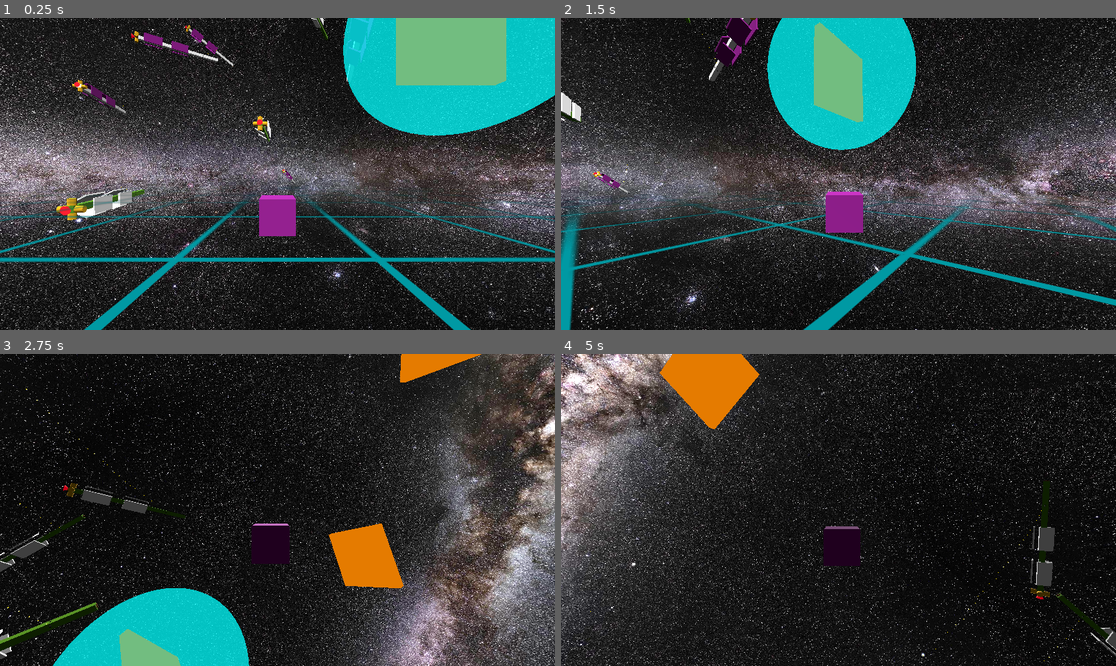
Above: before the commit, frames 1-4 (two rows, left to right).
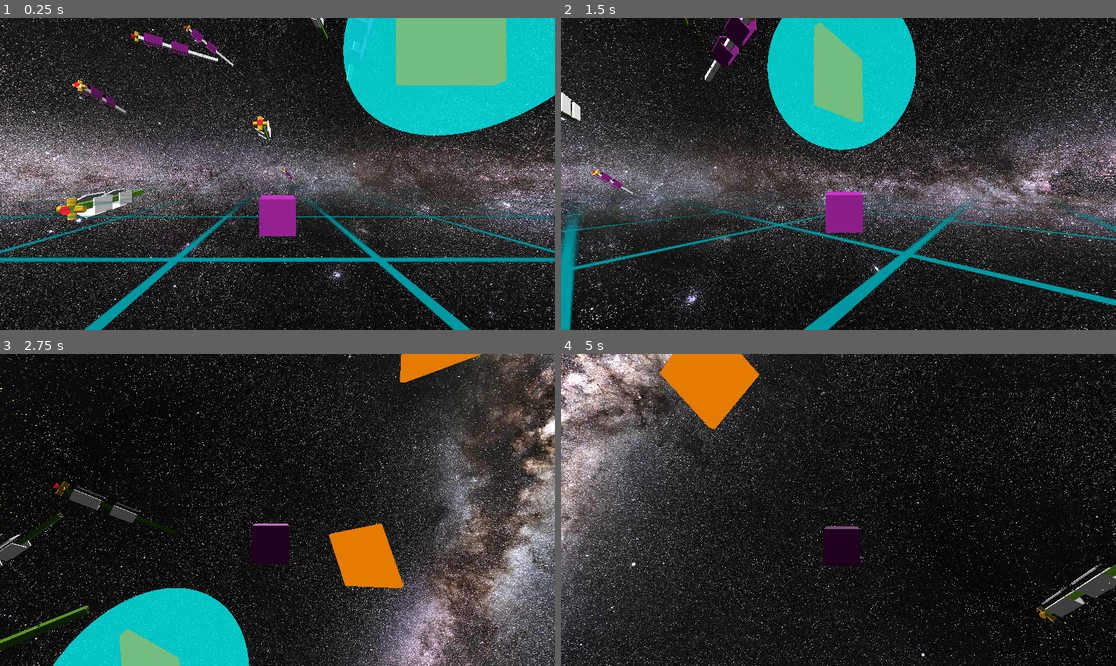
Above: after the commit, the same moments.

Repository: david-andrew/Aberration
Game: Godot game, scene res://world.tscn
Same seed, same stepped clock (60 frames per second), same inputs: the game is played once before the commit and once after it.
Inputs:
- Up to frame 1 (0.25 s): no input
- Up to frame 2 (1.5 s): hold Right (right) 0.53-1.28 s; hold A (a) 0.53-1.28 s; tap D (d) at 0.8, 1.35 s; hold Down (down) from 1.28 s (still down)
- Up to frame 3 (2.75 s): tap E (e) at 1.55 s; release Down (down) at 2.03 s; hold Right (right) from 2.03 s (still down); hold E (e) from 2.03 s (still down); tap S (s) at 2.3 s
- Up to frame 4 (5 s): release Right (right) at 2.78 s; release E (e) at 2.78 s; hold Up (up) 2.78-3.53 s; tap S (s) at 2.85 s; tap W (w) at 3.05 s; hold W (w) 3.53-4.28 s; hold Left (left) from 3.53 s (still down); tap A (a) at 3.8, 4.35 s; tap D (d) at 4.55 s

The runs differ from the first frame. In frame 1, less than 0.1% of the frame differs, in the area x 11-67%, y 0-64%; in frame 2, 0.5%; in frame 3, 1.4%; in frame 4, 1.7%, in the area x 3-100%, y 40-100%.

Commit message:
very rough ship avoidance

Diff:
--- a/scenes/ThrustModule.gd
+++ b/scenes/ThrustModule.gd
@@ -29,7 +29,7 @@
 
 	var angle = acos(clamp(current_dir.dot(target_dir), -1, 1))
 	var axis = current_dir.cross(target_dir).normalized()
-	print('rotation angle ', angle)
+	#print('rotation angle ', angle)
 	if angle > 0.01:
 		var rotation_amount = min(angle, 0.1 * delta)#rotation_speed * delta)
 		var rot = Quaternion(axis, rotation_amount)
--- a/scripts/ShipCore.gd
+++ b/scripts/ShipCore.gd
@@ -37,7 +37,7 @@
 	if not is_instance_valid(thrusters):
 		return
 
-
+	avoid_other_ships()
 
 	#thrusters.translate_towards(target.global_position)
 	thrusters.point_towards(target.global_position, delta)
@@ -50,6 +50,22 @@
 	#local_angular.z = 0#sign(local_angular.z) * min(abs(local_angular.z), 0.1)
 	#angular_velocity = global_basis * local_angular
 	#
+
+func avoid_other_ships():
+	pass
+	for ally in allies:
+		if not is_instance_valid(ally) or ally == self:
+			continue
+		var diff = ally.global_position - global_position
+		var length = diff.length()
+		apply_central_force((diff / length) * (length - 200))
+	for enemy in enemies:
+		if not is_instance_valid(enemy):
+			continue
+		var diff = enemy.global_position - global_position
+		var length = diff.length()
+		apply_central_force((diff / length) * (length - 200))
+
 
 
 func select_forward_target():
